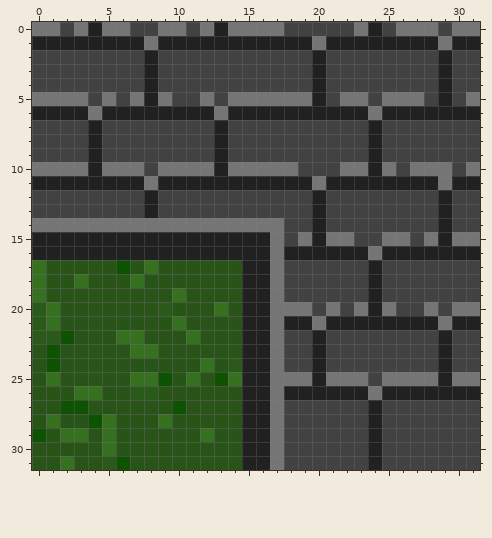
File history of a pixel-art sprite, Silentium/Assets/Visuals/Tiles/Grass_pavconnecsmallt_lb.png. The picture above is the old version.
The file is 32x32 pixels. Colours within 5 levels of each other are drawn and written as one.
After:
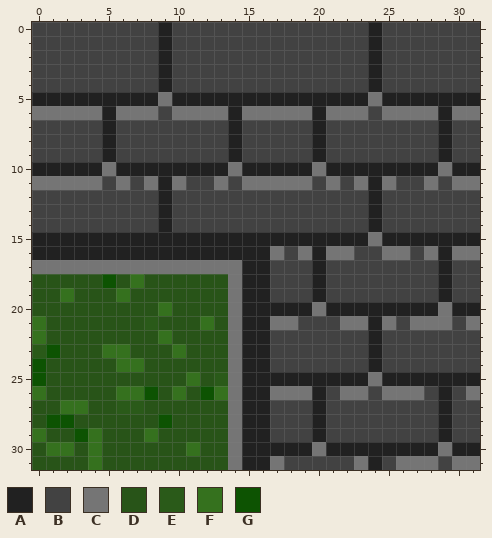
Palette (. is transparent): A #212121  B #424242  C #757575  D #285418  E #2a5a19  F #35711e  G #0d5302
Change:
y 0: x 0..1 CC -> BB; x 3..6 CACC -> BBBB; x 9..10 CC -> AB; x 12..17 CACCCC -> BBBBBB; x 23 C -> B; x 26..28 CCC -> BBB; x 30..31 CC -> BB
y 1: x 0..8 AAAAAAAAC -> BBBBBBBBB; x 10..23 AAAAAAAAAACAAA -> BBBBBBBBBBBBBB; x 25..31 AAAACAA -> BBBBBBB
y 2..4: x 8..9 AB -> BA; x 20 A -> B; x 24 B -> A; x 29 A -> B
y 5: x 0..7 CCCCBCBC -> AAAAAAAA; x 10..19 BBCBCCCCCC -> AAAAAAAAAA; x 21..28 BCCBCCCB -> AAACAAAA; x 30..31 BC -> AA
y 6: x 0..3 AAAA -> CCCC; x 6..12 AAAAAAA -> CCCBCCC; x 15..19 AAAAA -> CCCCC; x 21..28 AAACAAAA -> CCCBCCCC; x 30..31 AA -> CC
y 7..9: x 4..5 AB -> BA; x 13..14 AB -> BA; x 20 B -> A; x 24 A -> B; x 29 B -> A
y 10: x 0..3 CCCC -> AAAA; x 6..12 CCBCCCC -> AAAAAAA; x 15..23 CCCCBBBCC -> AAAAACAAA; x 25..28 CBCC -> AAAA; x 30..31 BC -> AA
y 11: x 0..7 AAAAAAAA -> CCCCCBCB; x 10..23 AAAAAAAAAACAAA -> CBBCBCCCCCBCBC; x 25..31 AAAACAA -> CBBCBCC
y 12..13: x 8..9 AB -> BA; x 20 A -> B; x 24 B -> A; x 29 A -> B
y 14: x 0..17 CCCCCCCCCCCCCCCCCC -> BBBBBBBBBABBBBBBBB; x 20 A -> B; x 24 B -> A; x 29 A -> B
y 15: x 17..19 CBC -> AAA; x 21..28 CCBBCCBC -> AAACAAAA; x 30..31 CC -> AA
y 16: x 18..19 AA -> BC; x 21..28 AAACAAAA -> CCBBCCBC; x 30..31 AA -> CC
y 17: x 0..14 FDDDDDGDFDDDDDD -> CCCCCCCCCCCCCCC; x 17 C -> B; x 20 B -> A; x 24 A -> B; x 29 B -> A
y 18: x 0 F -> D; x 3 F -> D; x 5 D -> G; x 14 D -> C; x 17 C -> B; x 20 B -> A; x 24 A -> B; x 29 B -> A
y 19: x 0 F -> D; x 2 D -> F; x 6 D -> F; x 10 F -> D; x 14 D -> C; x 17 C -> B; x 20 B -> A; x 24 A -> B; x 29 B -> A
y 20: x 0..1 EF -> DD; x 9 E -> F; x 13..14 FD -> DC; x 17..23 CCCBCBC -> AAACAAA; x 25..31 CBBCBCC -> AAAACAA
y 21: x 0..1 EF -> FD; x 8 D -> E; x 10 F -> D; x 12 D -> F; x 14 D -> C; x 18..23 AACAAA -> CBBBCC; x 25..28 AAAA -> CBCC; x 30..31 AA -> BC
y 22: x 0..2 EEG -> FDD; x 6..7 FF -> DD; x 9 D -> F; x 11 F -> D; x 14 D -> C; x 17 C -> B; x 20 A -> B; x 24 B -> A; x 29 A -> B
y 23: x 0 D -> E; x 5..8 DDFF -> FFDD; x 10 D -> F; x 14 D -> C; x 17 C -> B; x 20 A -> B; x 24 B -> A; x 29 A -> B
y 24: x 0..1 DG -> GD; x 6..7 DD -> FF; x 12 F -> D; x 14 E -> C; x 17 C -> B; x 20 A -> B; x 24 B -> A; x 29 A -> B
y 25: x 0..1 DF -> GD; x 7..9 FFG -> DDD; x 13..14 GF -> EC; x 17..19 CCC -> AAA; x 21..28 CCCBCCCC -> AAACAAAA; x 30..31 CC -> AA
y 26: x 0 D -> F; x 3..4 FF -> DD; x 6..8 DEE -> FFG; x 10 D -> F; x 12..14 DDD -> GFC; x 18..19 AA -> CC; x 21..28 AAACAAAA -> BCCBCCCB; x 30..31 AA -> BC
y 27: x 2..3 GG -> FF; x 6..7 DD -> EE; x 10 G -> D; x 14 D -> C; x 17 C -> B; x 20 B -> A; x 24 A -> B; x 29 B -> A
y 28: x 1..2 FD -> GG; x 4..5 GF -> DD; x 9 F -> G; x 14 D -> C; x 17 C -> B; x 20 B -> A; x 24 A -> B; x 29 B -> A
y 29: x 0 G -> F; x 2..5 FFDF -> DGFD; x 8 D -> F; x 12 F -> D; x 14 D -> C; x 17 C -> B; x 20 B -> A; x 24 A -> B; x 29 B -> A
y 30: x 1..2 DD -> FF; x 4..5 DF -> FD; x 11 D -> F; x 14 D -> C; x 17..23 CBBBBBB -> AAACAAA; x 25..31 BBBBBBB -> AAAACAA
y 31: x 2 F -> D; x 4..6 DEG -> FDD; x 14 D -> C; x 23 B -> C; x 26..28 BBB -> CCC; x 30..31 BB -> CC
Changed places in both pictures, as pixel boxes (x1, y1, x2, y2):
changed: (32, 22, 480, 470)
